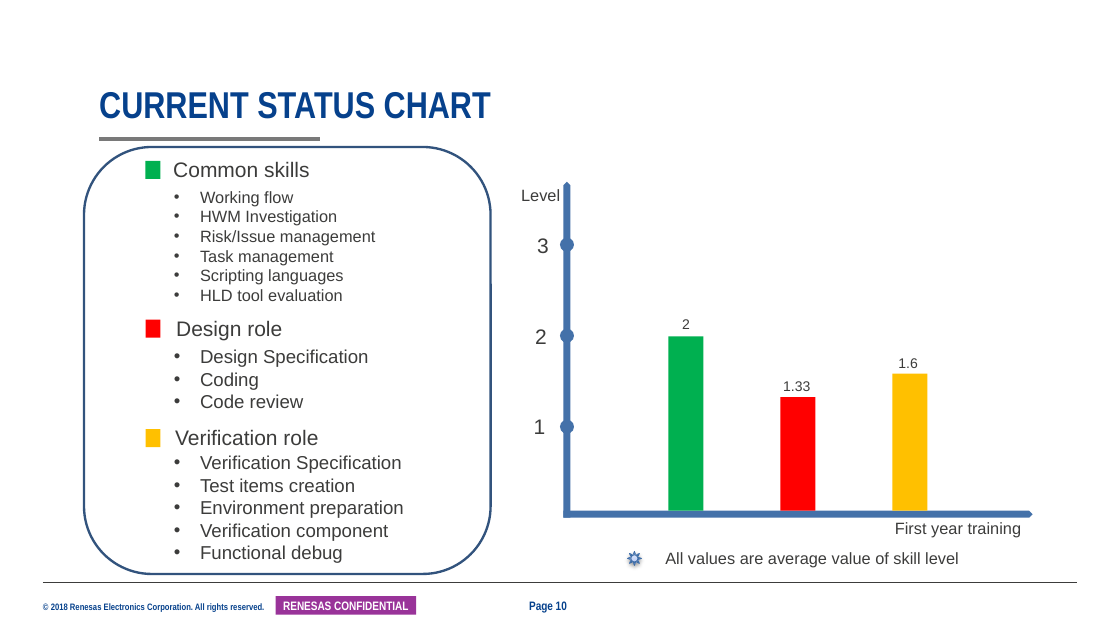
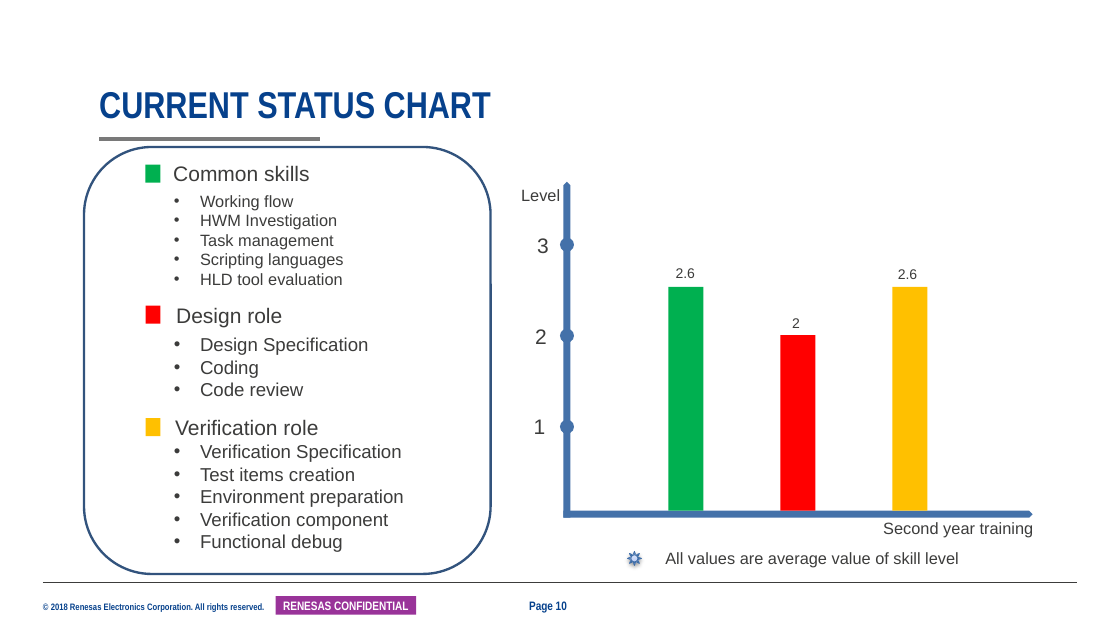
Before and after one commit to NhamXuanTung/LSICommonKnowledge, a slide deck: slide 10 of 25G_Mentor_Mentee_Mid-term_TungNham_1960.pptx. Drawn at 1120x630 pixels with LibreOffice and Linux fonts; fonts in the diff are those of the drawing; background and template pictures are left out. Boxes give left, top, right and bottom in pixels: in the first picture for what was removed or moved away, otherwise in the second. Text is boxed around its words. In the diff, an @@ line names an element or a change of style, - is before the commit and + after.

```diff
--- a/25G_Mentor_Mentee_Mid-term_TungNham_1960.pptx
+++ b/25G_Mentor_Mentee_Mid-term_TungNham_1960.pptx
@@ rectangle moved from (x1=145, y1=160, x2=160, y2=179) to (x1=145, y1=165, x2=160, y2=183) @@
@@ text "Common skills" moved from (x1=173, y1=161, x2=309, y2=177) to (x1=173, y1=165, x2=309, y2=181) @@
@@ text at (x1=200, y1=230, x2=375, y2=246): paragraph removed @@
-• Risk/Issue management
@@ text at (x1=676, y1=268, x2=695, y2=278): text changed @@
-2
+2.6
@@ text at (x1=898, y1=269, x2=917, y2=279): text changed @@
-1.6
+2.6
@@ text "Design role" moved from (x1=176, y1=320, x2=282, y2=341) to (x1=176, y1=307, x2=282, y2=327) @@
@@ rectangle resized from (x1=669, y1=336, x2=704, y2=511) to (x1=669, y1=287, x2=704, y2=511) @@
@@ rectangle resized from (x1=892, y1=374, x2=928, y2=511) to (x1=892, y1=287, x2=928, y2=511) @@
@@ rectangle moved from (x1=145, y1=319, x2=160, y2=338) to (x1=145, y1=306, x2=160, y2=324) @@
@@ text at (x1=792, y1=318, x2=800, y2=328): text changed @@
-1.33
+2
@@ rectangle resized from (x1=781, y1=397, x2=816, y2=511) to (x1=781, y1=335, x2=816, y2=511) @@
@@ 3 texts, 1 rectangle moved together from (x1=145, y1=349, x2=404, y2=563) to (x1=145, y1=337, x2=404, y2=552) @@
@@ text at (x1=883, y1=522, x2=1034, y2=538): text changed @@
-First year training
+Second year training
```
Also in this commit, not shown: 10 other slides changed, 2 slides added, 3 slides removed.
